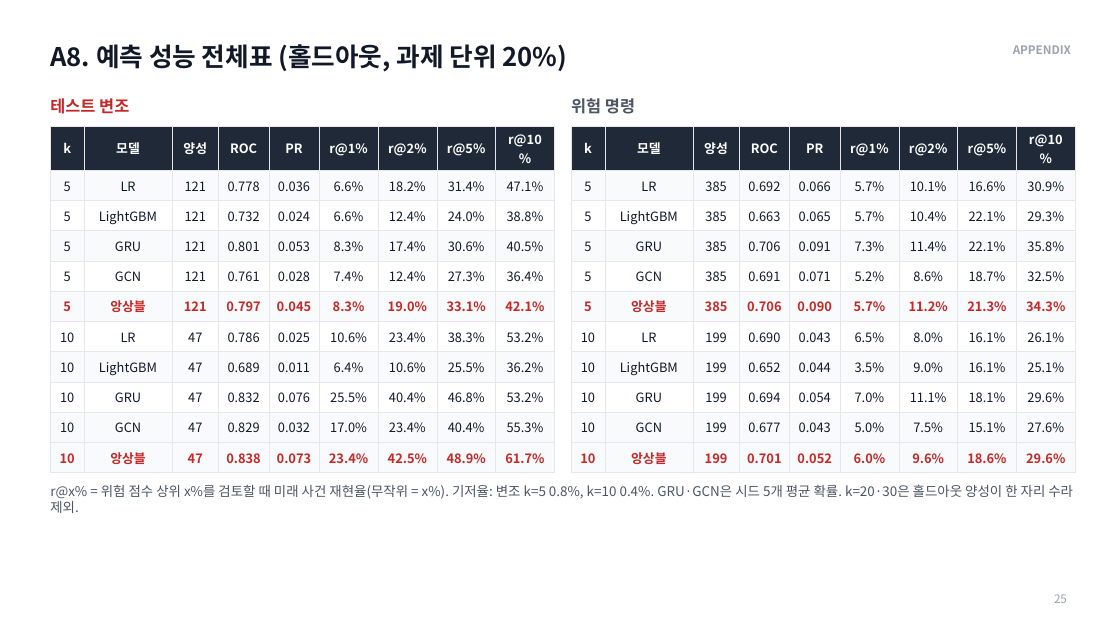
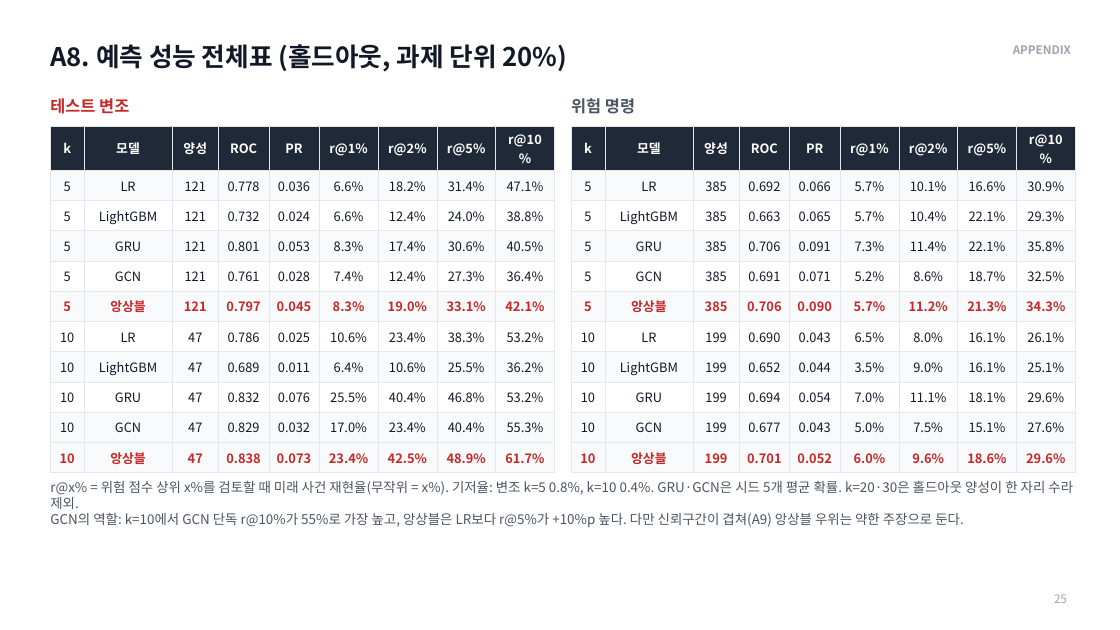
Before and after one commit to jeonbinggu/bigdata-agent-failure-prediction, a slide deck: slide 25 of slides/27팀_발표.pptx. Drawn at 1120x630 pixels with LibreOffice and Linux fonts; fonts in the diff are those of the drawing. Boxes give left, top, right and bottom in pixels: in the first picture for what was removed or moved away, otherwise in the second. Text is boxed around its words. In the diff, an @@ line names an element or a change of style, - is before the commit and + after.

```diff
--- a/slides/27팀_발표.pptx
+++ b/slides/27팀_발표.pptx
@@ text at bbox=[50, 513, 964, 527]: paragraph added @@
+GCN의 역할: k=10에서 GCN 단독 r@10%가 55%로 가장 높고, 앙상블은 LR보다 r@5%가 +10%p 높다. 다만 신뢰구간이 겹쳐(A9) 앙상블 우위는 약한 주장으로 둔다.
```
Also in this commit, not shown: 8 other slides changed, 2 slides removed, 1 other file.
